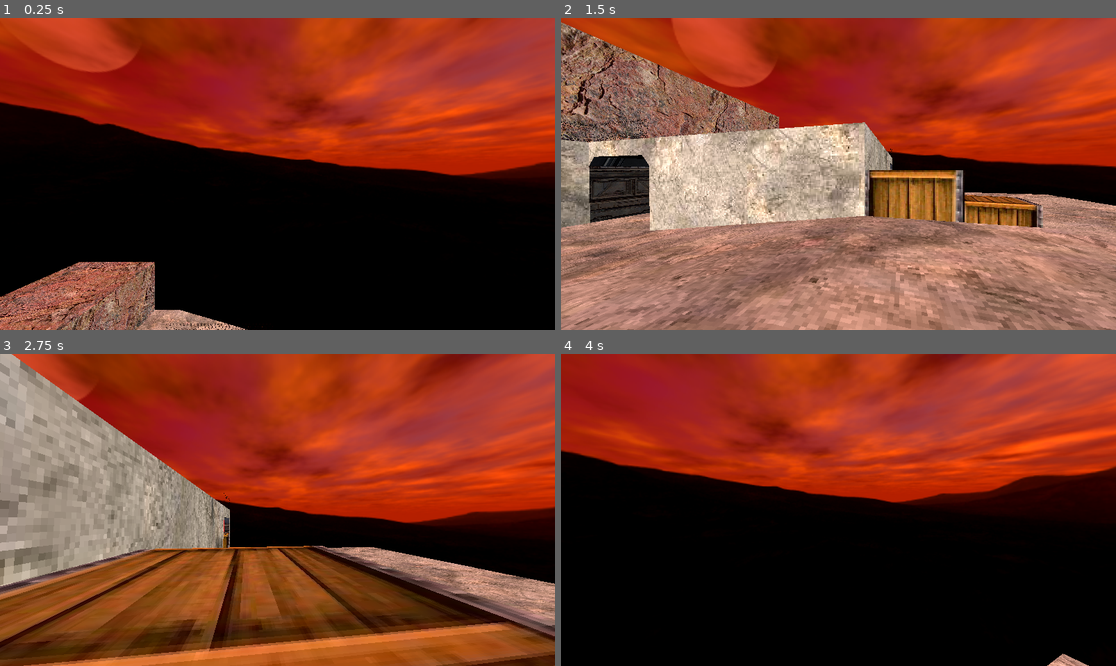
Above: before the commit, frames 1-4 (two rows, left to right).
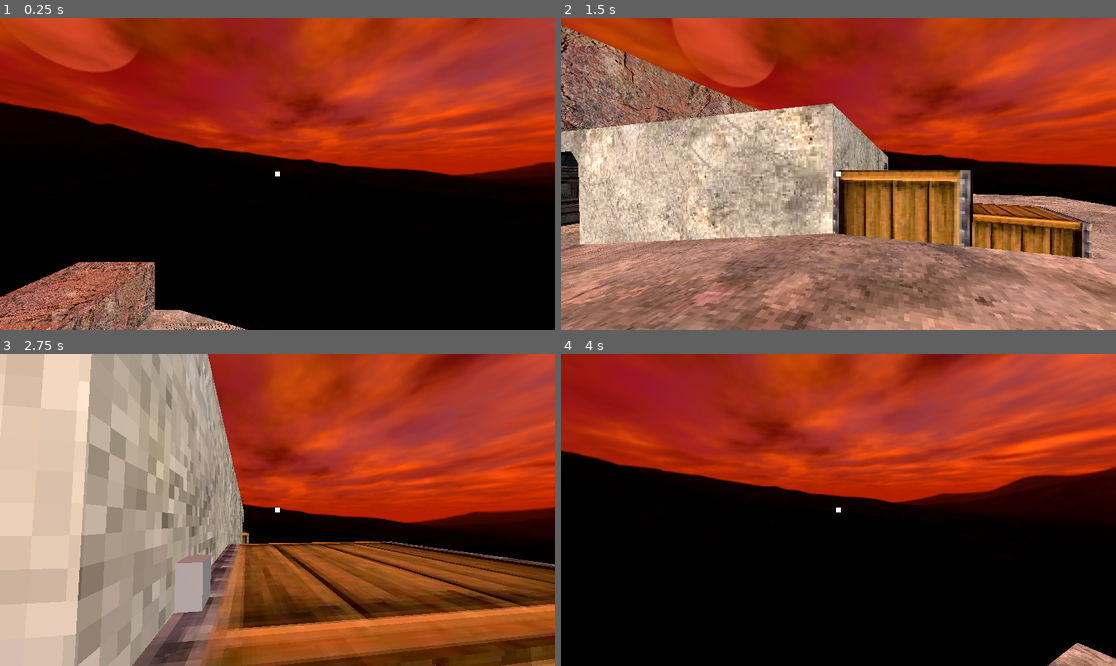
Above: after the commit, the same moments.

Repository: dairycultist/maltigi-run
Game: Godot game, scene res://world.tscn
The game is run twice, just before and just after one commit, with the same random seed, the same clock (stepped at 60 frames per second) and the same inputs.
Inputs (mouse positions are in pixels of both pictures, inside the frame that each line leads up to):
- Up to frame 1 (0.25 s): no input
- Up to frame 2 (1.5 s): move the mouse to (866, 174) at 0.52 s; press the mouse at (866, 174) at 0.53 s; hold Up (walk_up) from 0.53 s (still down); tap Space (jump) at 0.77, 0.8, 1.07, 1.35 s; move the mouse to (810, 174) at 1.27 s; release the mouse at (810, 174) at 1.28 s
- Up to frame 3 (2.75 s): keep holding Up (walk_up); tap Space (jump) at 1.52, 1.82, 2.3 s; click (249, 510) at 1.55 s; move the mouse to (288, 503) at 2.02 s; hold Shift (crouch) from 2.03 s (still down)
- Up to frame 4 (4 s): keep holding Up (walk_up); move the mouse to (832, 516) at 2.77 s; release Shift (crouch) at 2.78 s; tap F (toggle_fly) at 2.85 s; tap Space (jump) at 3.02, 3.32, 3.77, 3.8 s; click (832, 516) at 3.05 s; move the mouse to (877, 513) at 3.52 s; press the mouse at (877, 513) at 3.53 s

The runs differ from the first frame. In frame 1, less than 0.1% of the frame differs, in the area x 49-51%, y 49-51%; in frame 2, 45%; in frame 3, 55%, in the area x 0-100%, y 0-100%; in frame 4, 0.5%.

Commit message:
Shooting logic; Remove AO

Diff:
--- a/player_controller.gd
+++ b/player_controller.gd
@@ -8,23 +8,29 @@
 # bot navmesh
 # fast paced, wave gameplay
 
+const BULLET_HOLE = preload("res://tst.tscn")
+
 @export_group("Misc")
 @export var camera : Camera3D
+
+var camera_pitch := 0.0
+var is_flying := false
+
+@export_group("Gun")
+@export var firerate := 12
+
+var fire_cooldown_remaining := 0.0
 
 @export_group("Movement")
 @export var mouse_sensitivity := 0.3
 
-@export var drag := 15
-@export var grounded_accel := 160
-@export var airborne_accel := 10
-@export var jump_speed := 8
-@export var flying_speed := 20
-@export var max_fall_speed := 32
+@export var drag := 15.0
+@export var grounded_accel := 160.0
+@export var airborne_accel := 10.0
+@export var jump_speed := 8.0
+@export var flying_speed := 20.0
+@export var max_fall_speed := 32.0
 @export var airborne_course_correction := 0.4
-
-var camera_pitch := 0.0
-
-var is_flying := false
 
 func _ready() -> void:
 	Input.set_mouse_mode(Input.MOUSE_MODE_CAPTURED)
@@ -38,6 +44,28 @@
 	if (position.y < -10):
 		position = Vector3(0, 10, 0)
 		velocity = Vector3.ZERO
+
+	# firing
+	if fire_cooldown_remaining <= 0.0:
+
+		if Input.is_action_pressed("fire"):
+
+			var space_state = get_world_3d().direct_space_state
+			var query = PhysicsRayQueryParameters3D.create(camera.global_position, camera.global_position - camera.get_global_transform().basis.z * 100)
+			var result = space_state.intersect_ray(query)
+
+			if result:
+				if result.collider.has_method("on_shot"):
+					result.collider.on_shot()
+				else:
+					var bullet_hole = BULLET_HOLE.instantiate()
+					get_tree().root.add_child(bullet_hole)
+					bullet_hole.global_position = result.position + result.normal * 0.01
+
+			fire_cooldown_remaining = 1.0 / firerate
+
+	else:
+		fire_cooldown_remaining -= delta
 
 	# movement
 	var input_dir := Input.get_vector("walk_left", "walk_right", "walk_up", "walk_down")
--- a/project.godot
+++ b/project.godot
@@ -61,3 +61,8 @@
 "events": [Object(InputEventKey,"resource_local_to_scene":false,"resource_name":"","device":-1,"window_id":0,"alt_press …(192 unchanged characters)…
 ]
 }
+fire={
+"deadzone": 0.2,
+"events": [Object(InputEventMouseButton,"resource_local_to_scene":false,"resource_name":"","device":-1,"window_id":0,"alt_pressed":false,"shift_pressed":false,"ctrl_pressed":false,"meta_pressed":false,"button_mask":1,"position":Vector2(260, 35),"global_position":Vector2(279, 131),"factor":1.0,"button_index":1,"canceled":false,"pressed":true,"double_click":false,"script":null)
+]
+}
--- a/skybox/default_env.tres
+++ b/skybox/default_env.tres
@@ -11,7 +11,7 @@
 [resource]
 background_mode = 2
 sky = SubResource("Sky_gk03p")
-ssao_enabled = true
+ssr_fade_in = 0.212132
 ssao_intensity = 2.12
 ssao_power = 5.22327
 ssao_detail = 0.0
--- /dev/null
+++ b/tst.tscn
@@ -0,0 +1,7 @@
+[gd_scene load_steps=2 format=3 uid="uid://bhuevb5hiqhxb"]
+
+[sub_resource type="BoxMesh" id="BoxMesh_e3b24"]
+size = Vector3(0.2, 0.2, 0.2)
+
+[node name="MeshInstance3D" type="MeshInstance3D"]
+mesh = SubResource("BoxMesh_e3b24")
--- a/world.tscn
+++ b/world.tscn
@@ -32,9 +32,6 @@
 transform = Transform3D(1, 0, 0, 0, 1, 0, 0, 0, 1, 0, 30, 0)
 script = ExtResource("1_f3sb7")
 camera = NodePath("Camera3D")
-drag = 14
-grounded_accel = 120
-airborne_accel = 5
 airborne_course_correction = 1.1
 
 [node name="CollisionShape3D" type="CollisionShape3D" parent="Player"]
@@ -77,3 +74,16 @@
 transform = Transform3D(1, 0, 0, 0, 1, 0, 0, 0, 1, -0.605522, 5.32759, -21.0928)
 material_override = SubResource("StandardMaterial3D_gbfbk")
 mesh = SubResource("PlaneMesh_ic0uy")
+
+[node name="Crosshair" type="ColorRect" parent="."]
+anchors_preset = 8
+anchor_left = 0.5
+anchor_top = 0.5
+anchor_right = 0.5
+anchor_bottom = 0.5
+offset_left = -5.0
+offset_top = -5.0
+offset_right = 5.0
+offset_bottom = 5.0
+grow_horizontal = 2
+grow_vertical = 2
